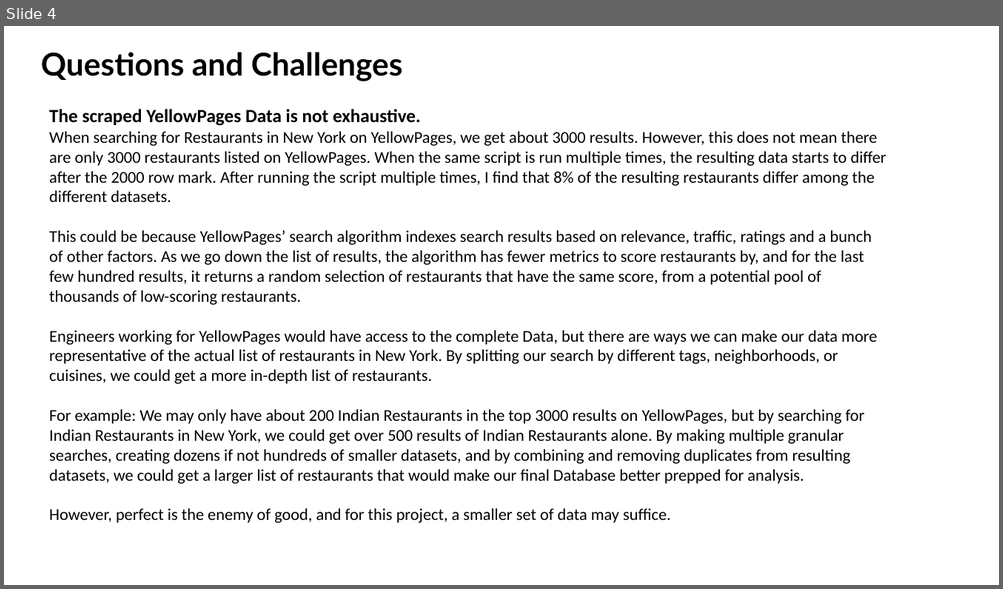
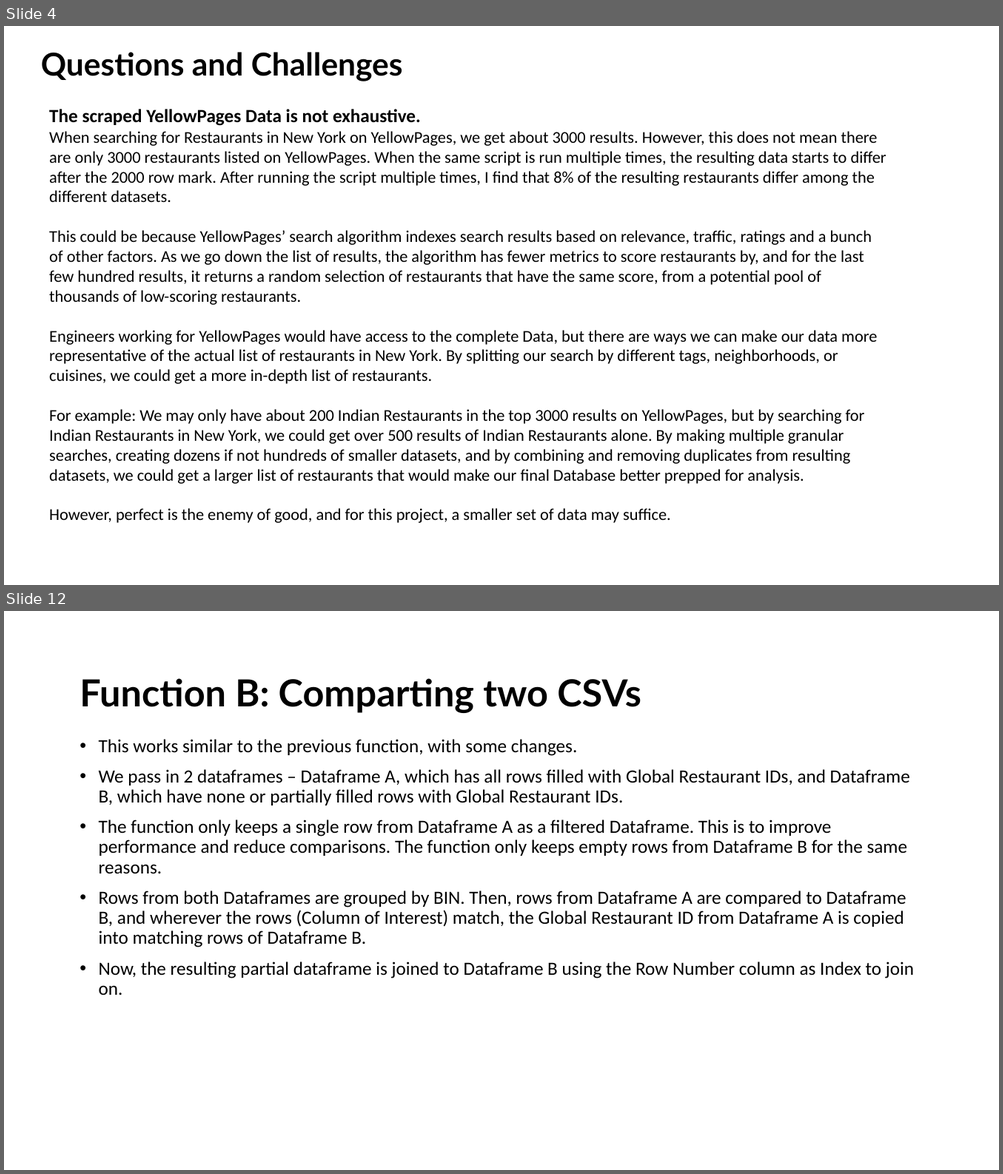
Before and after one commit to sephi-22/restaurant_services_analytics, a slide deck: ETH_Project 1.pptx. Shown one above the other, each under a label of ours: slide 4 before the commit, slides 4 and 12 after it; the slides between them are not shown. The pictures are 1003x589 and 1003x1174 pixels, drawn with LibreOffice and Linux fonts; fonts in the diff are those of the drawing. Boxes give left, top, right and bottom in pixels: in the first picture for what was removed or moved away, otherwise in the second. Text is boxed around its words. In the diff, an @@ line names an element or a change of style, - is before the commit and + after.

```diff
--- a/ETH_Project 1.pptx
+++ b/ETH_Project 1.pptx
@@ slide 12 added at [4,611,999,1170], background #FFFFFF @@
@@ title added at [79,678,641,713], 36 pt, text #000000, bold @@
+Function B: Comparting two CSVs
@@ text added at [99,739,913,995], 18 pt, text #000000 @@
+• This works similar to the previous function, with some changes.
+• We pass in 2 dataframes – Dataframe A, which has all rows filled with Global Restaurant IDs, and Dataframe B, which have none or partially filled rows with Global Restaurant IDs.
+• The function only keeps a single row from Dataframe A as a filtered Dataframe. This is to improve performance and reduce comparisons. The function only keeps empty rows from Dataframe B for the same reasons.
+• Rows from both Dataframes are grouped by BIN. Then, rows from Dataframe A are compared to Dataframe B, and wherever the rows (Column of Interest) match, the Global Restaurant ID from Dataframe A is copied into matching rows of Dataframe B.
+• Now, the resulting partial dataframe is joined to Dataframe B using the Row Number column as Index to join on.
```
Also in this commit, not shown: 8 other slides added, 1 slide removed.
